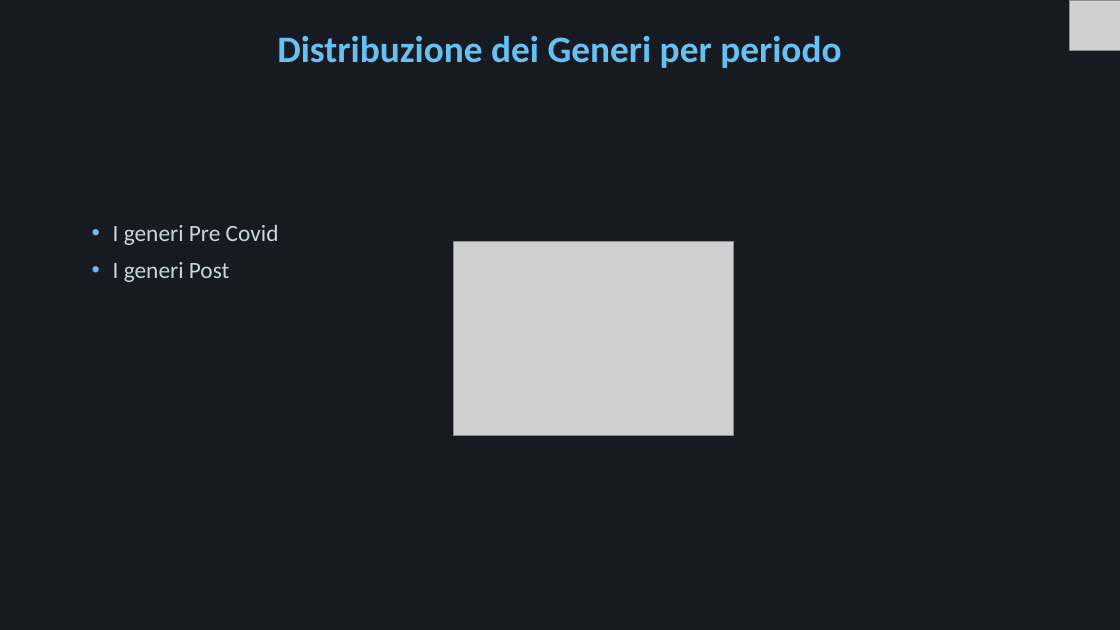
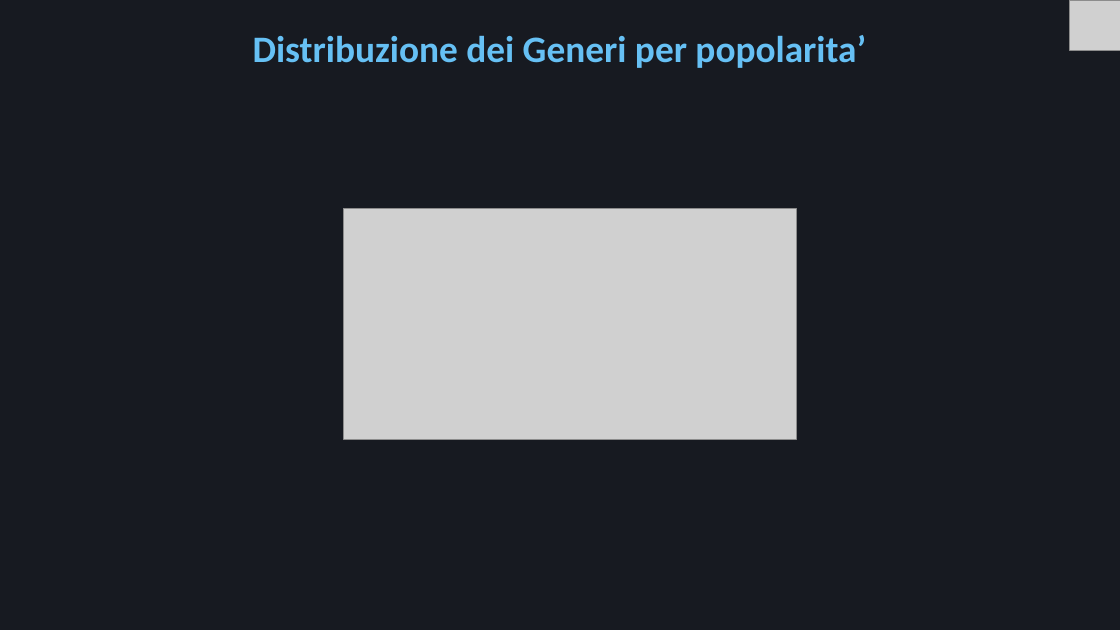
Before and after one commit to Mora11231/VisualizzazioneScientifica, a slide deck: slide 11 of Steam.pptx. Drawn at 1120x630 pixels with LibreOffice and Linux fonts; fonts in the diff are those of the drawing; grey boxes stand for pictures. Boxes give left, top, right and bottom in pixels: in the first picture for what was removed or moved away, otherwise in the second. Text is boxed around its words. In the diff, an @@ line names an element or a change of style, - is before the commit and + after.

Commit message:
Update presentazione

```diff
--- a/Steam.pptx
+++ b/Steam.pptx
@@ title at (253, 35, 866, 68): text changed @@
-Distribuzione dei Generi per periodo
+Distribuzione dei Generi per popolarita’
@@ picture: place and size @@
-picture at (454, 241, 734, 435)
+picture at (344, 208, 797, 439)
@@ text removed at (113, 225, 279, 282) @@
-• I generi Pre Covid
-• I generi Post
@@ picture removed at (454, 241, 666, 389) @@
```
Also in this commit, not shown: 4 other slides changed, 7 slides added.
